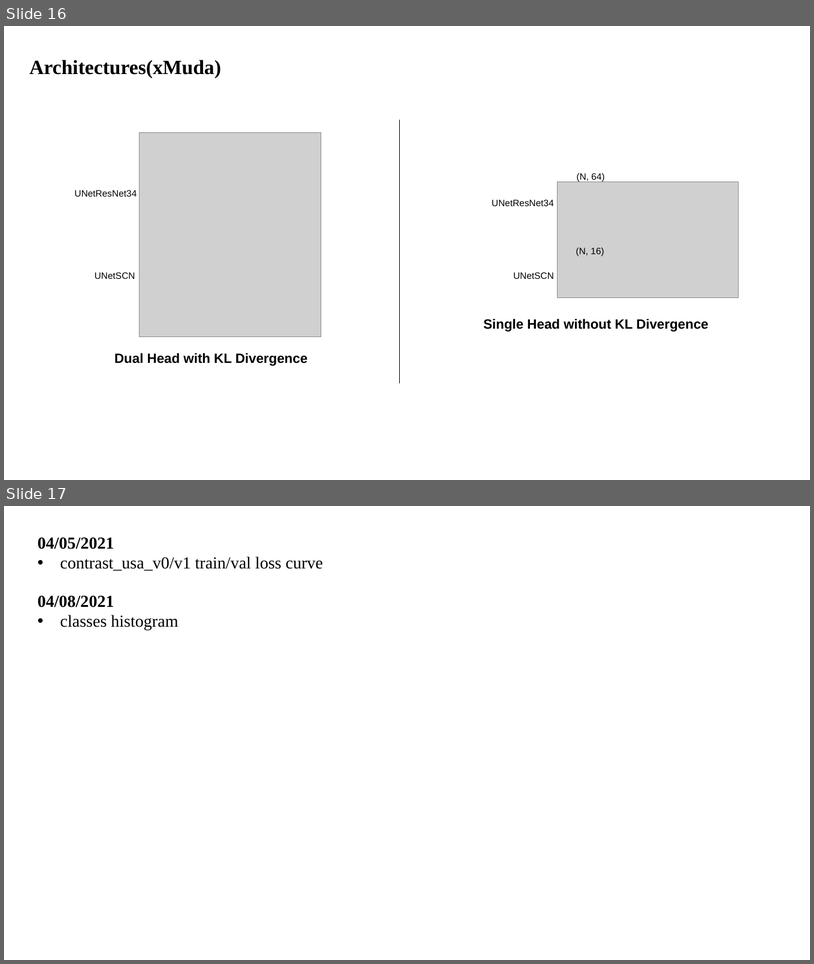
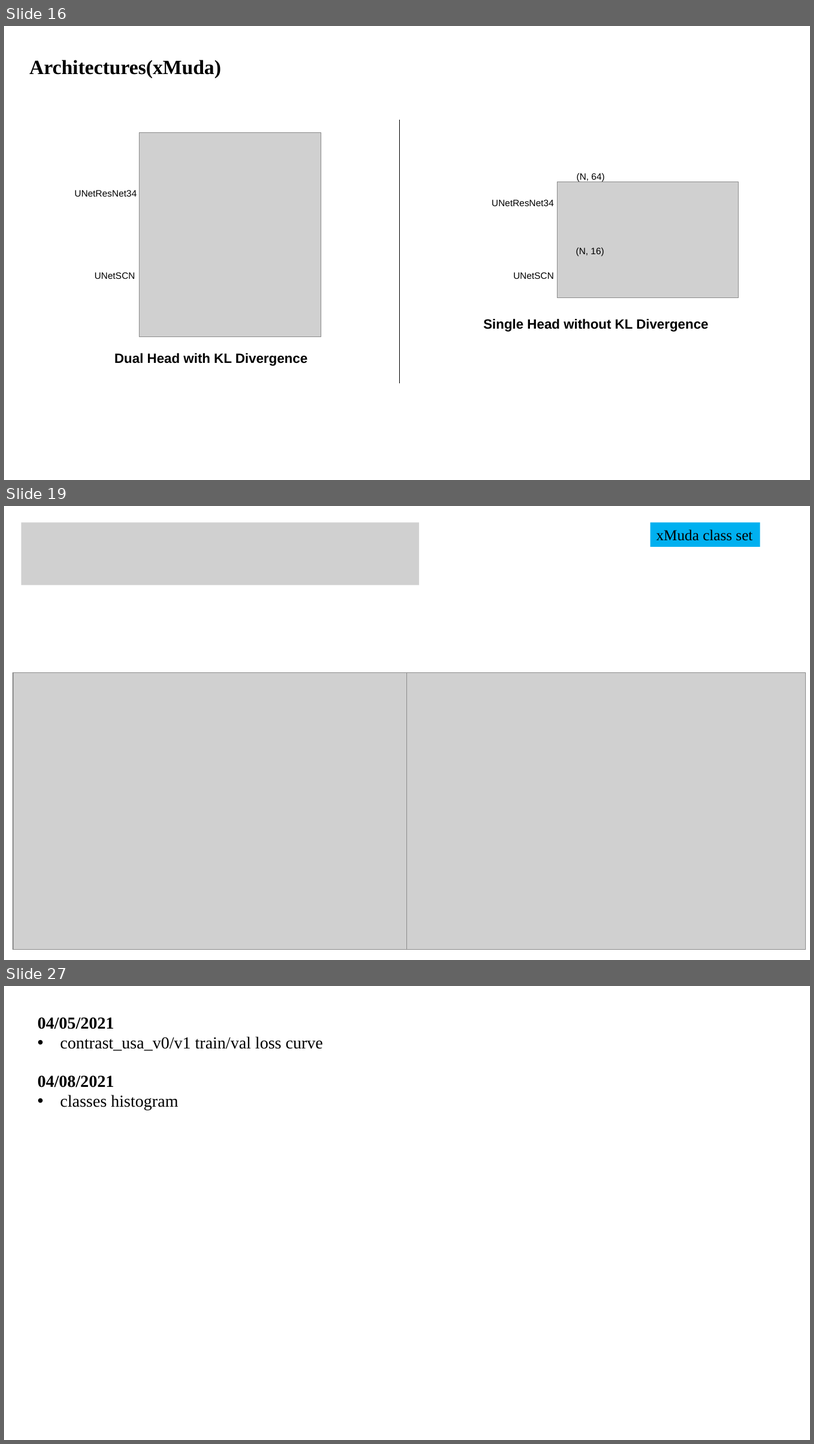
Before and after one commit to XYHC-MMDA/Multi-modal-Multi-task-DA, a slide deck: demo/latest.pptx. Shown one above the other, each under a label of ours: slides 16 and 17 before the commit, slides 16, 19 and 27 after it; the slides between them are not shown. The pictures are 814x964 and 814x1444 pixels, drawn with LibreOffice and Linux fonts; fonts in the diff are those of the drawing; grey boxes stand for pictures. Boxes give left, top, right and bottom in pixels: in the first picture for what was removed or moved away, otherwise in the second. Text is boxed around its words. In the diff, an @@ line names an element or a change of style, - is before the commit and + after.

```diff
--- a/demo/latest.pptx
+++ b/demo/latest.pptx
@@ slide 19 added at [4, 506, 810, 960], background #FFFFFF @@
@@ picture added at [21, 522, 419, 585] @@
@@ rectangle added at [651, 522, 760, 547], fill #00B0F0, 18 pt, text #000000 @@
+xMuda class set
@@ picture added at [13, 672, 408, 949] @@
@@ picture added at [408, 672, 806, 949] @@
@@ what was slide 17 is now slide 27 @@
```
Also in this commit, not shown: 2 slides changed, 9 other slides added, 9 other files.
